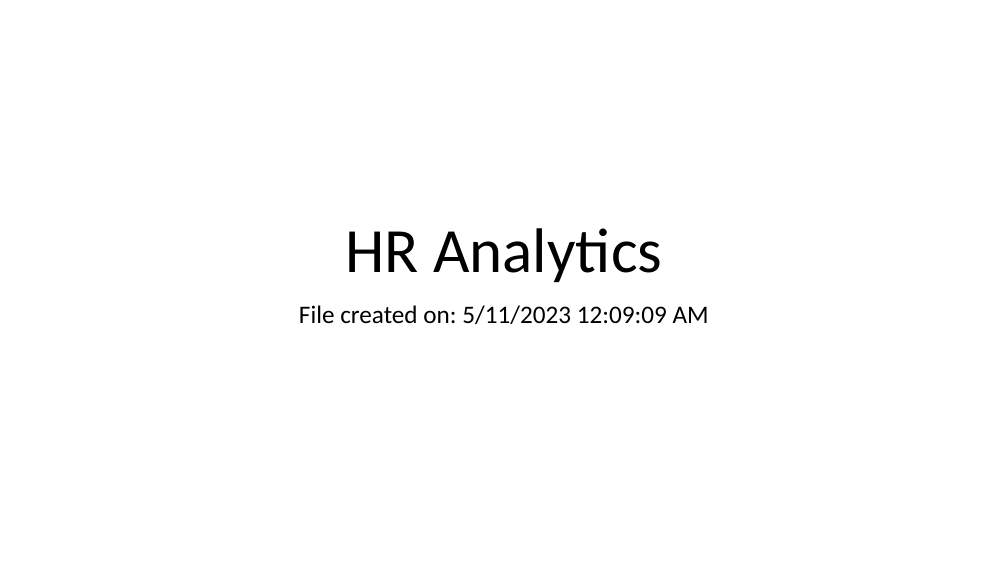
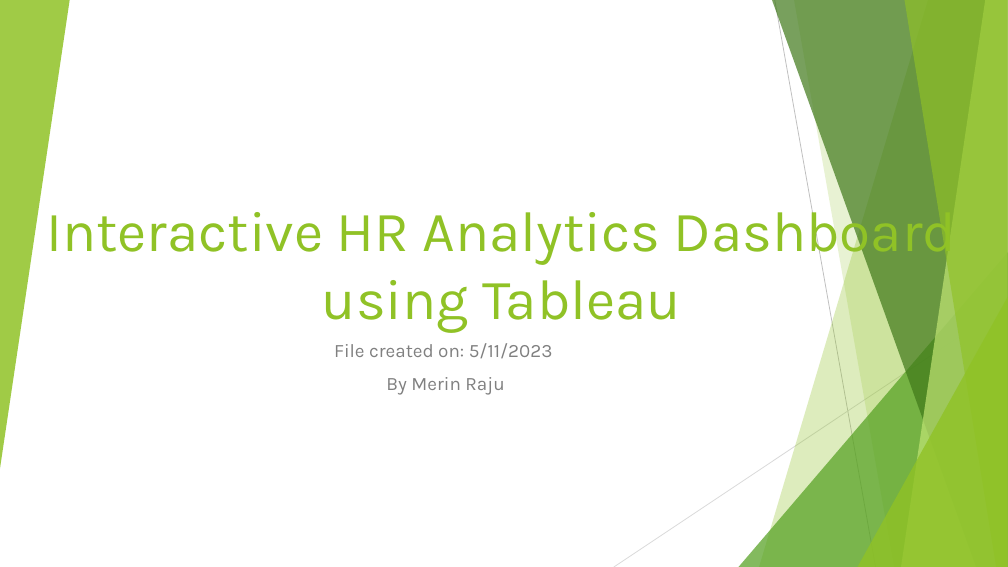
Before and after one commit to merynraju/HRAnalyticsDashboard, a slide deck: slide 1 of HR Analytics.pptx. Drawn at 1008x567 pixels with LibreOffice and Linux fonts; fonts in the diff are those of the drawing. Boxes give left, top, right and bottom in pixels: in the first picture for what was removed or moved away, otherwise in the second. Text is boxed around its words. In the diff, an @@ line names an element or a change of style, - is before the commit and + after.

Commit message:
HR Analytics Microsoft presentation
HR Analytics Microsoft presentation  with summaries.

```diff
--- a/HR Analytics.pptx
+++ b/HR Analytics.pptx
@@ group added at box(0, 0, 1008, 567): 5 freeform shapes, 3 triangles, 2 lines @@
@@ title at box(46, 200, 956, 333): text changed; size 60 to 54 pt; font Calibri to Karla; text colour #000000 to #90C226 @@
-HR Analytics
+Interactive HR Analytics Dashboard using Tableau
@@ subtitle at box(334, 343, 553, 395): text changed; size 24 to 18 pt; font Calibri to Karla; text colour #000000 to #808080 @@
-File created on: 5/11/2023 12:09:09 AM
+File created on: 5/11/2023
+By Merin Raju
```
Also in this commit, not shown: 2 slides added, 1 slide removed.
